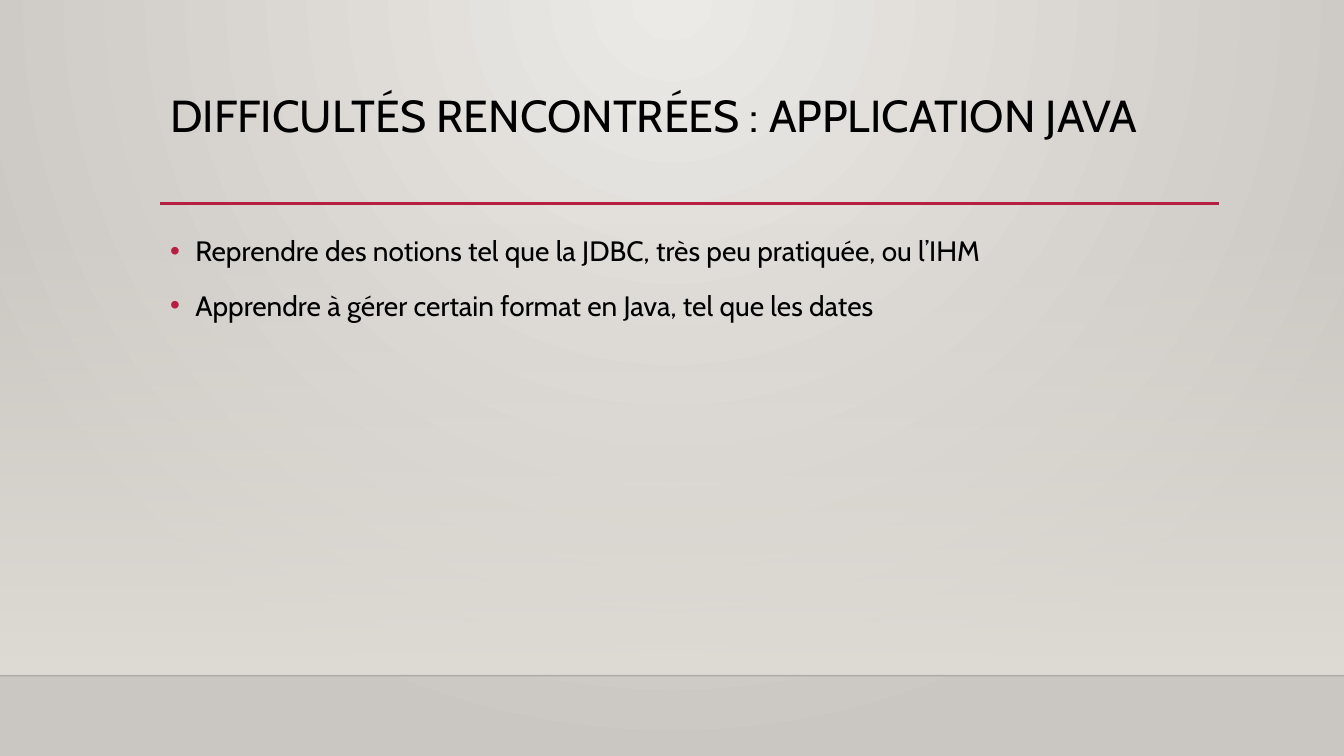
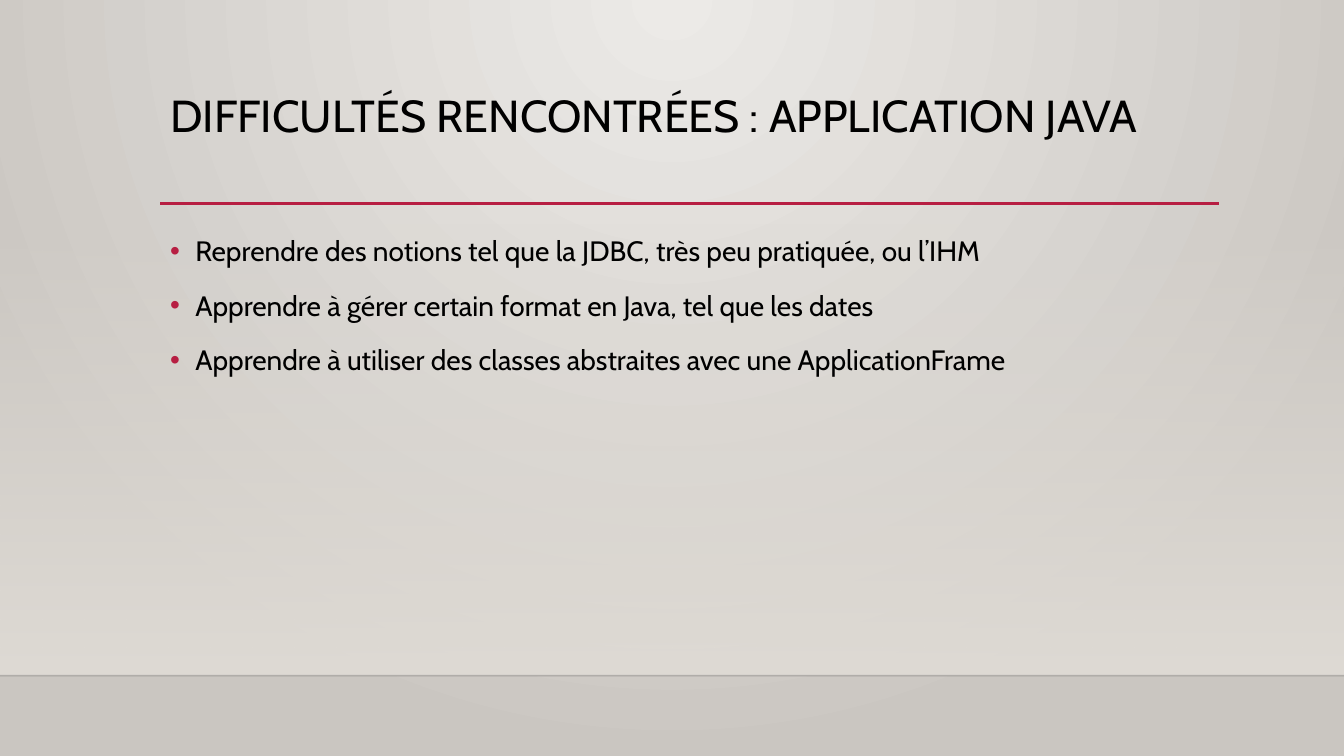
Before and after one commit to Jeremy-Duval/CPOA_Festival_Cannes, a slide deck: slide 38 of documents/Présentation.pptx. Drawn at 1344x756 pixels with LibreOffice and Linux fonts; fonts in the diff are those of the drawing; background and template pictures are left out. Boxes give left, top, right and bottom in pixels: in the first picture for what was removed or moved away, otherwise in the second. Text is boxed around its words. In the diff, an @@ line names an element or a change of style, - is before the commit and + after.

Commit message:
ajout difficulté

```diff
--- a/documents/Présentation.pptx
+++ b/documents/Présentation.pptx
@@ text at bbox=[195, 349, 1006, 377]: paragraph added @@
+• Apprendre à utiliser des classes abstraites avec une ApplicationFrame
```
